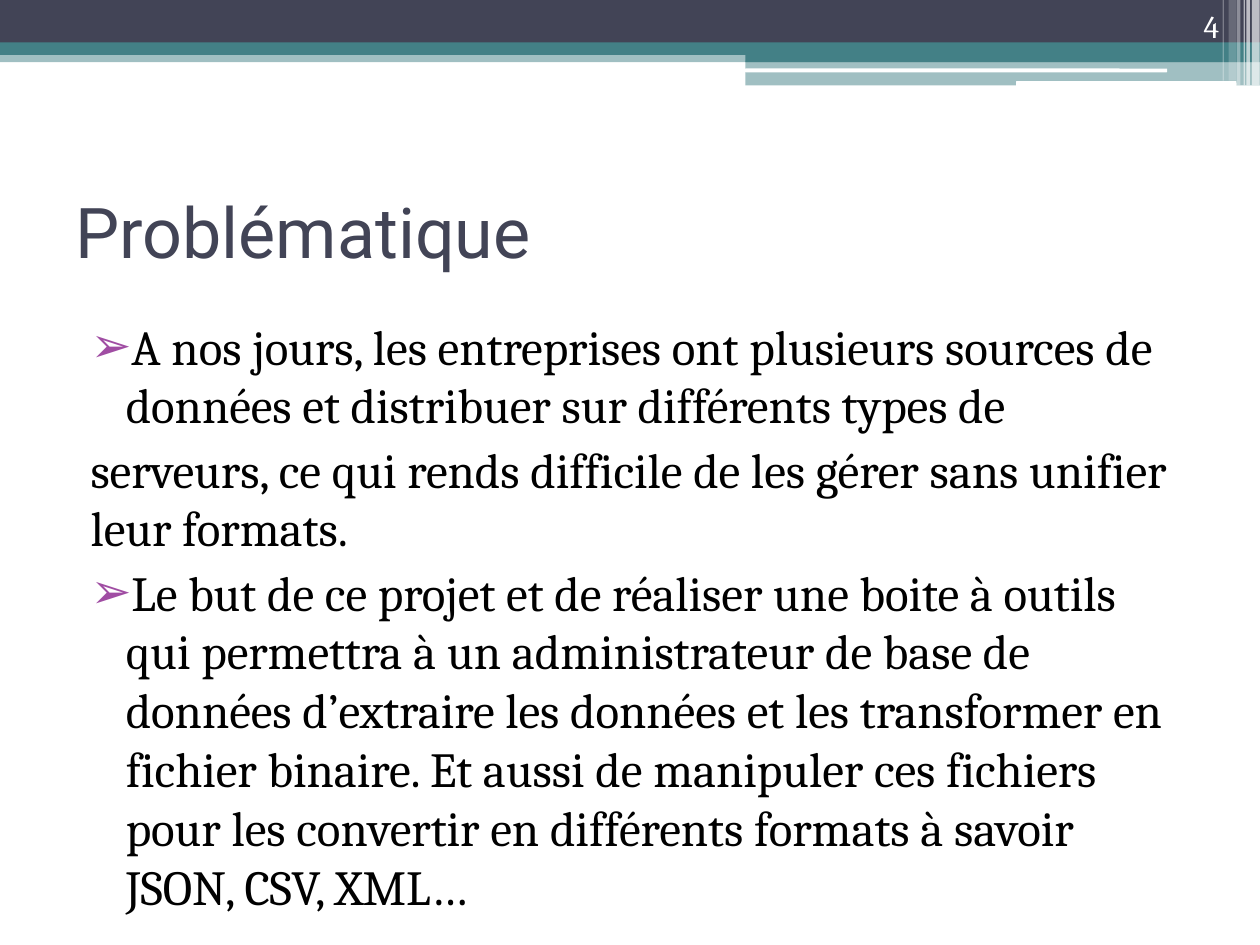
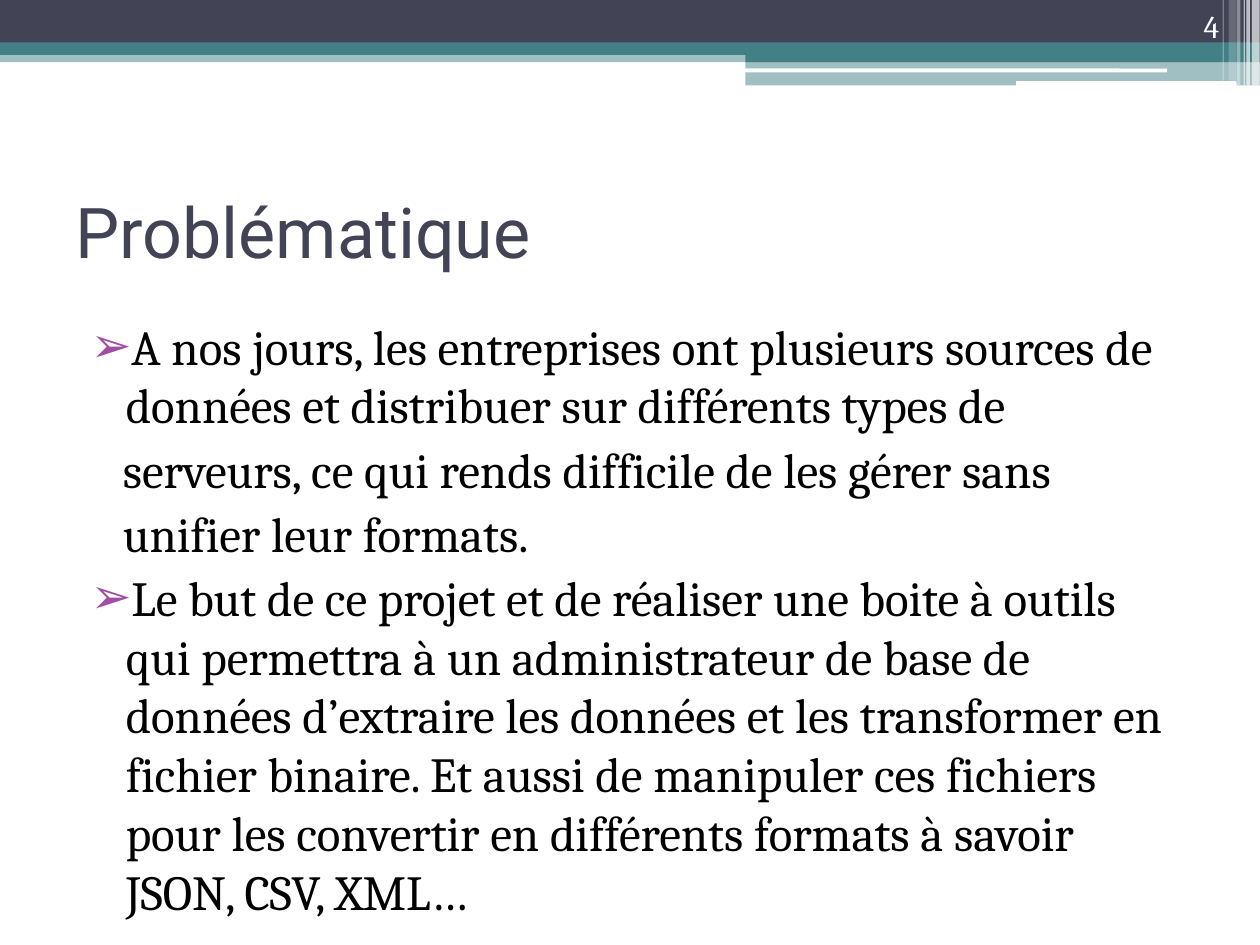
Before and after one commit to anunnakian/db2file, a slide deck: slide 4 of docs/dataMigrator.pptx. Drawn at 1260x945 pixels with LibreOffice and Linux fonts; fonts in the diff are those of the drawing. Boxes give left, top, right and bottom in pixels: in the first picture for what was removed or moved away, otherwise in the second. Text is boxed around its words. In the diff, an @@ line names an element or a change of style, - is before the commit and + after.

```diff
--- a/docs/dataMigrator.pptx
+++ b/docs/dataMigrator.pptx
@@ text at bbox=[123, 453, 1051, 553]: text changed @@
-serveurs, ce qui rends difficile de les gérer sans unifier leur formats.
+serveurs, ce qui rends difficile de les gérer sans
+unifier leur formats.
```
Also in this commit, not shown: 1 other slide changed.
